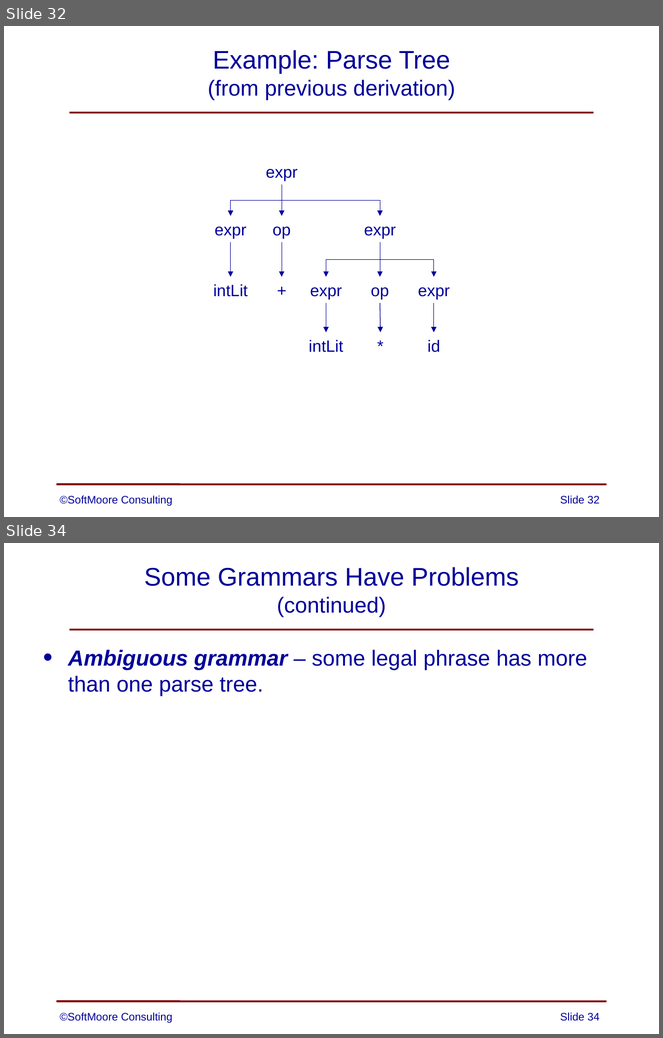
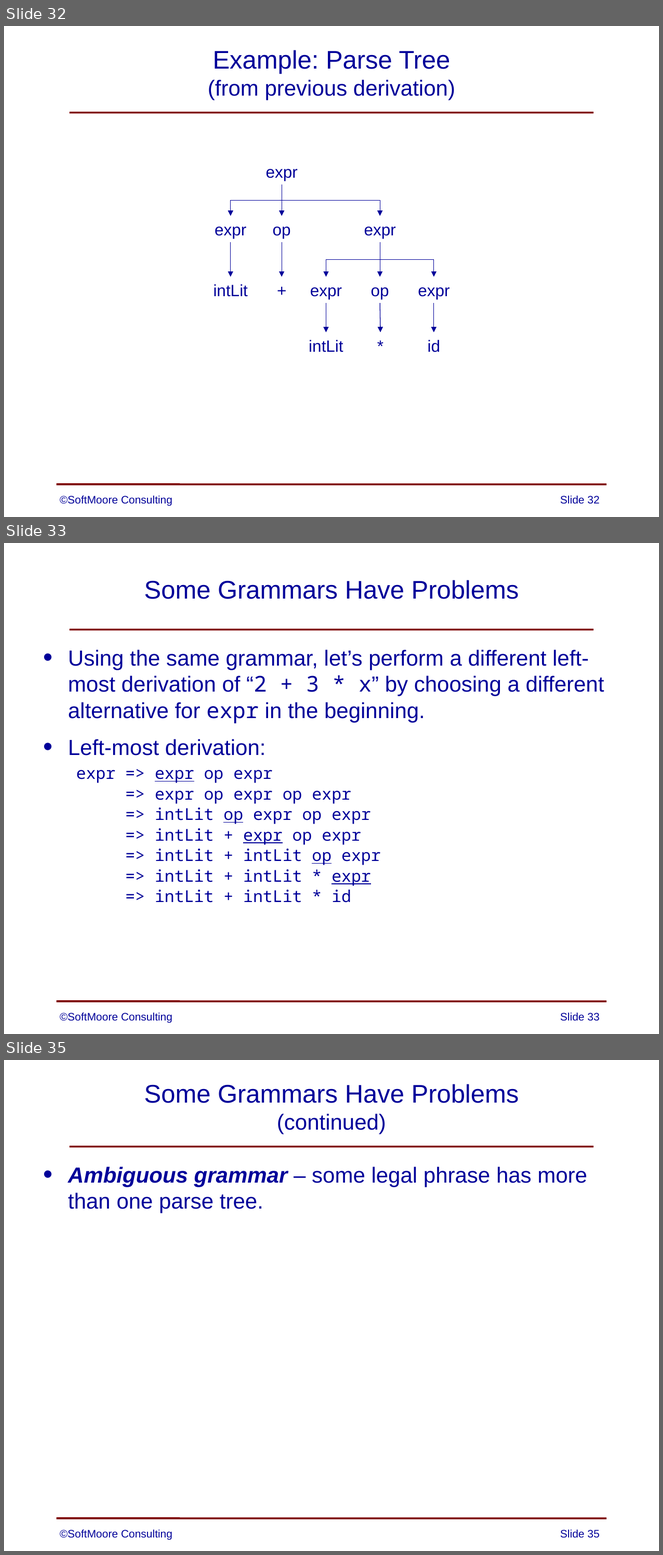
Before and after one commit to SoftMoore/CPRL, a slide deck: PowerPoint Slides/03 - Context-Free Grammars.pptx. Shown one above the other, each under a label of ours: slides 32 and 34 before the commit, slides 32, 33 and 35 after it; the slides between them are not shown. The pictures are 663x1038 and 663x1555 pixels, drawn with LibreOffice and Linux fonts; fonts in the diff are those of the drawing. Boxes give left, top, right and bottom in pixels: in the first picture for what was removed or moved away, otherwise in the second. Text is boxed around its words. In the diff, an @@ line names an element or a change of style, - is before the commit and + after.

Commit message:
clarified discussion of ambiguous grammars

```diff
--- a/PowerPoint Slides/03 - Context-Free Grammars.pptx
+++ b/PowerPoint Slides/03 - Context-Free Grammars.pptx
@@ slide 33 added at (4, 543, 659, 1034), background #FFFFFF; not listed: 2 template elements that a slide beside it also shows @@
@@ title added at (144, 580, 519, 599), 28 pt, text #000099 @@
+Some Grammars Have Problems
@@ text added at (68, 650, 605, 903), 24 pt, text #000099 @@
+• Using the same grammar, let’s perform a different left-most derivation of “2 + 3 * x” by choosing a different alternative for expr in the beginning.
+• Left-most derivation:
+  expr => expr op expr
+  => expr op expr op expr
+  => intLit op expr op expr
+  => intLit + expr op expr
+  => intLit + intLit op expr
+  => intLit + intLit * expr
+  => intLit + intLit * id
@@ text added at (60, 1013, 172, 1023), 12 pt, text #000099 @@
+©SoftMoore Consulting
@@ page number added at (560, 1013, 599, 1021), 12 pt, text #000099 @@
+Slide 33
@@ what was slide 34 is now slide 35 @@
@@ page number at (560, 1530, 599, 1538): text changed @@
-Slide 34
+Slide 35
```
Also in this commit, not shown: 1 slide changed, 1 other file.
